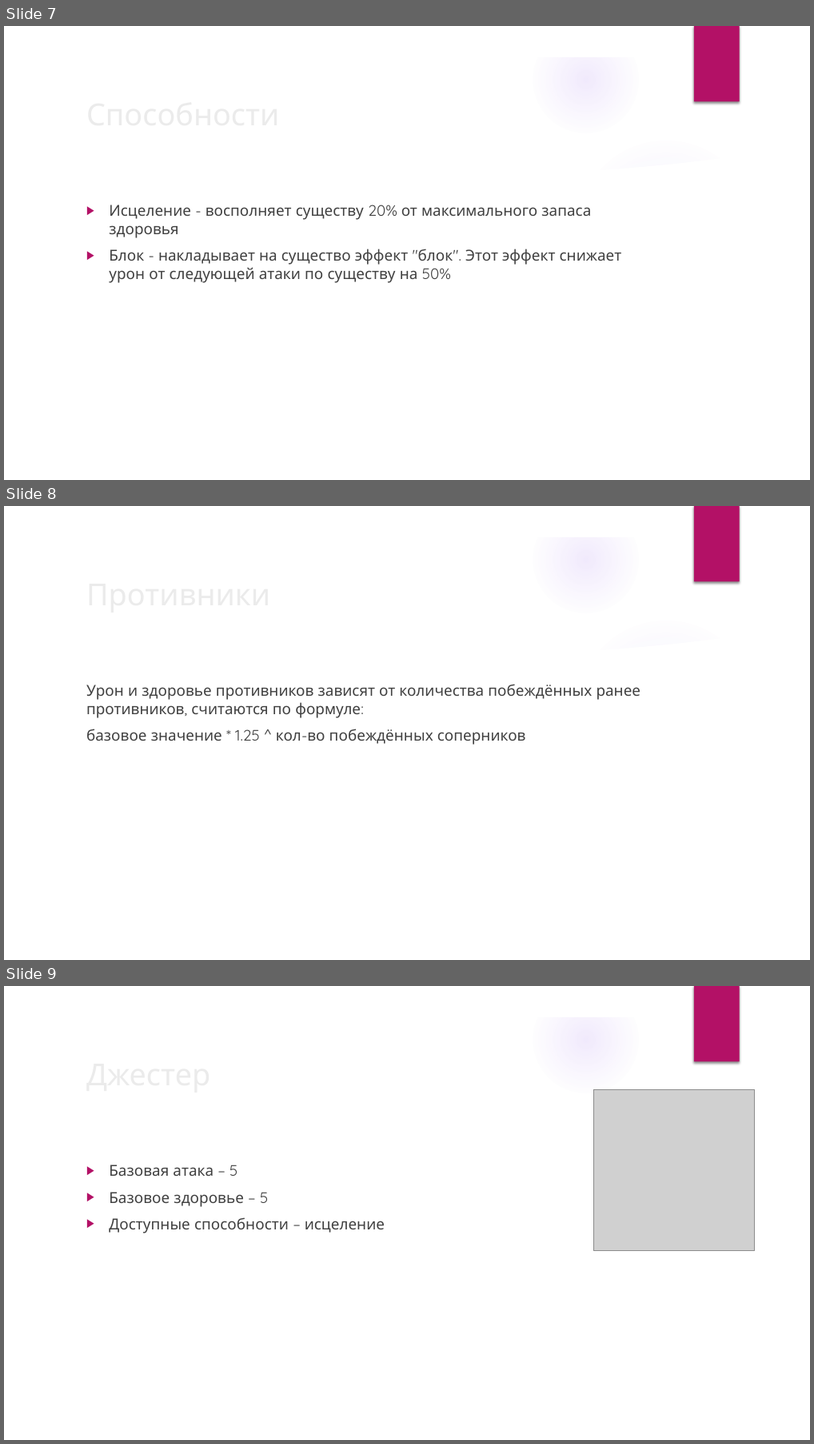
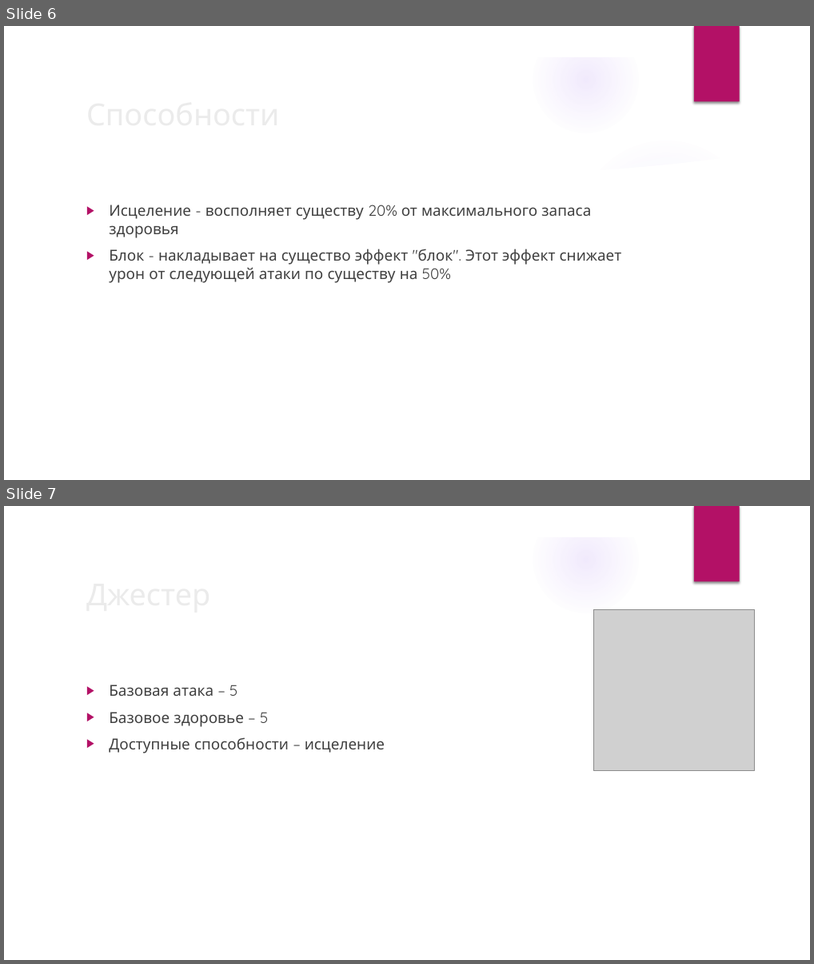
Before and after one commit to Roma109/pyqt-project, a slide deck: Игра Daggerfall.pptx. Shown one above the other, each under a label of ours: slides 7, 8 and 9 before the commit, slides 6 and 7 after it. The pictures are 814x1444 and 814x964 pixels, drawn with LibreOffice and Linux fonts; fonts in the diff are those of the drawing; grey boxes stand for pictures; background and template pictures are left out. Boxes give left, top, right and bottom in pixels: in the first picture for what was removed or moved away, otherwise in the second. Text is boxed around its words. In the diff, an @@ line names an element or a change of style, - is before the commit and + after.

```diff
--- a/Игра Daggerfall.pptx
+++ b/Игра Daggerfall.pptx
@@ slide 8 removed at (4, 506, 810, 960), background picture (left out); not listed: 9 template elements that a slide beside it also shows @@
@@ title removed at (80, 570, 660, 616) @@
-Противники
@@ text removed at (86, 684, 642, 744) @@
-Урон и здоровье противников зависят от количества побеждённых ранее противников, считаются по формуле:
-базовое значение * 1.25 ^ кол-во побеждённых соперников
@@ what was slide 7 is now slide 6 @@
@@ what was slide 9 is now slide 7 @@
```
Also in this commit, not shown: 3 slides changed, 2 other slides removed.
